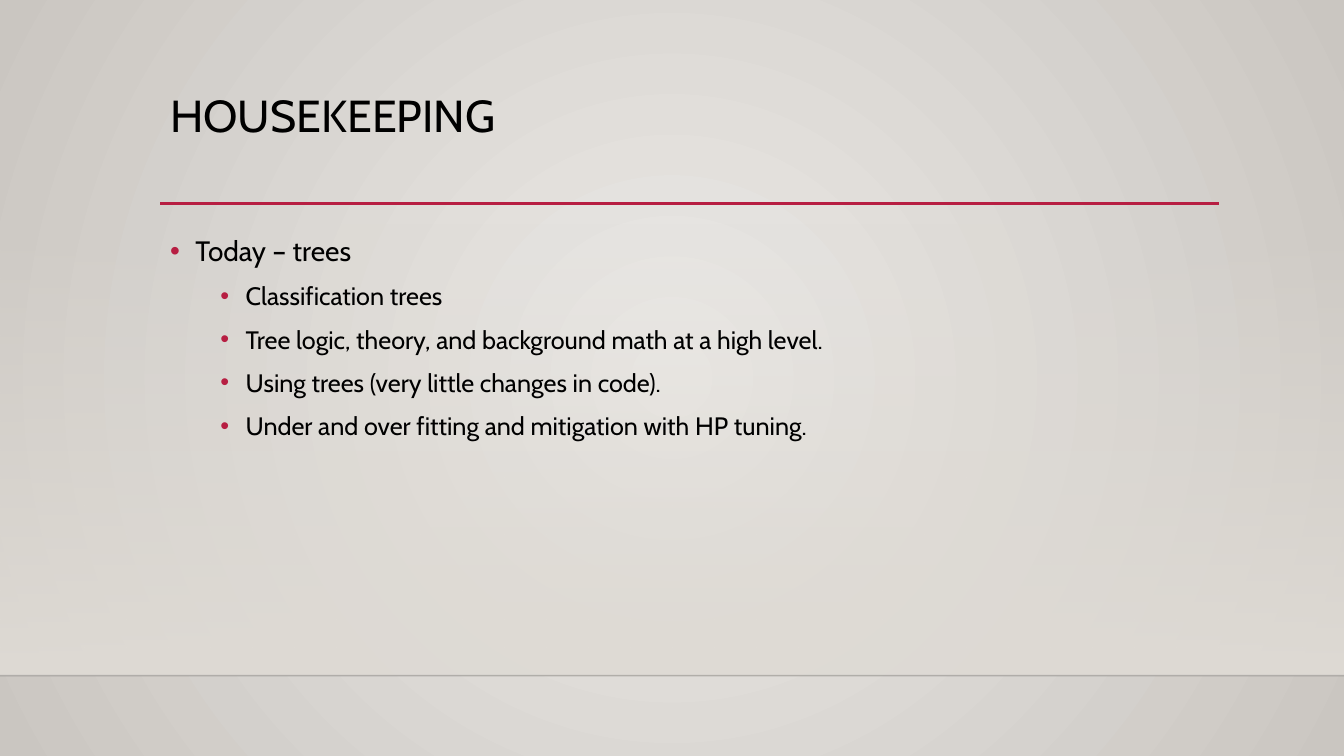
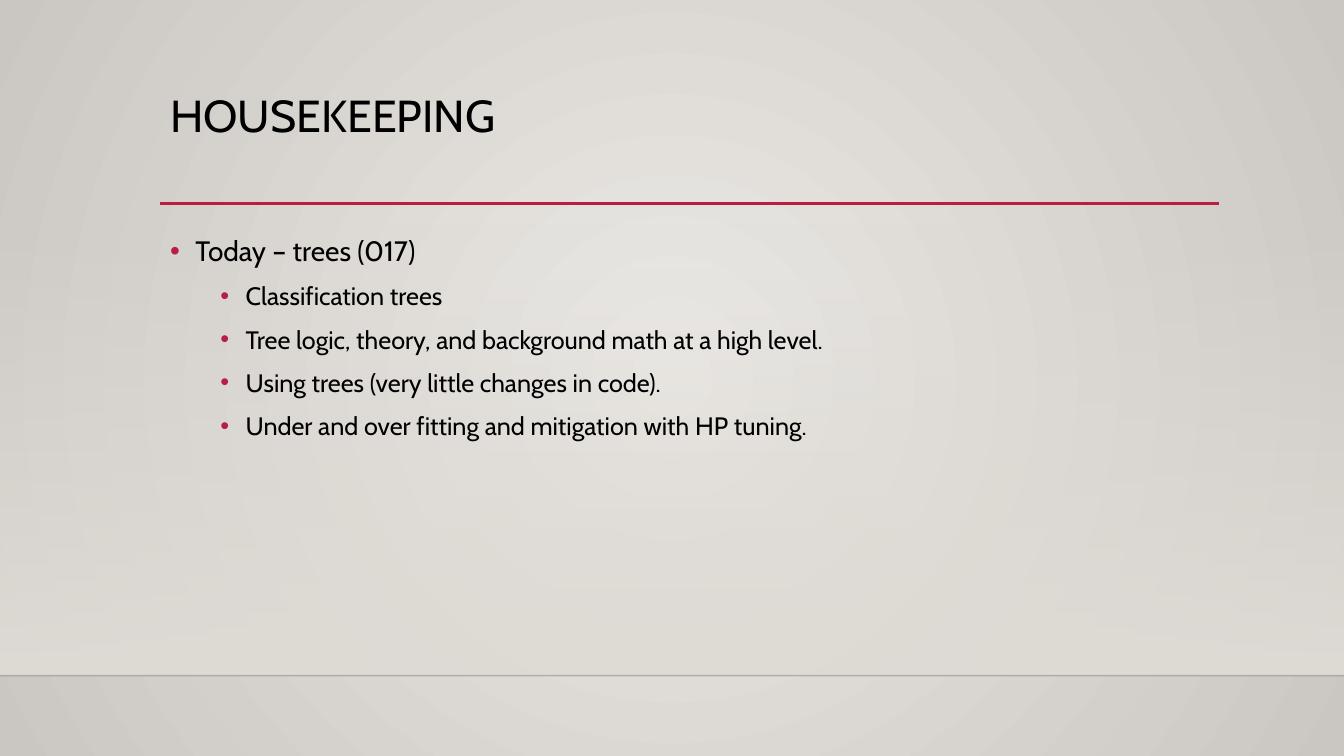
Before and after one commit to AkeemSemper/ML_for_Non_DS_Students, a slide deck: slide 1 of course_resources/slides/Used/019_Trees_over_under.pptx. Drawn at 1344x756 pixels with LibreOffice and Linux fonts; fonts in the diff are those of the drawing; background and template pictures are left out. Boxes give left, top, right and bottom in pixels: in the first picture for what was removed or moved away, otherwise in the second. Text is boxed around its words. In the diff, an @@ line names an element or a change of style, - is before the commit and + after.

```diff
--- a/course_resources/slides/Used/019_Trees_over_under.pptx
+++ b/course_resources/slides/Used/019_Trees_over_under.pptx
@@ text at (x1=195, y1=240, x2=415, y2=268): text changed @@
-• Today – trees
+• Today – trees (017)
```
Also in this commit, not shown: 6 other files.
